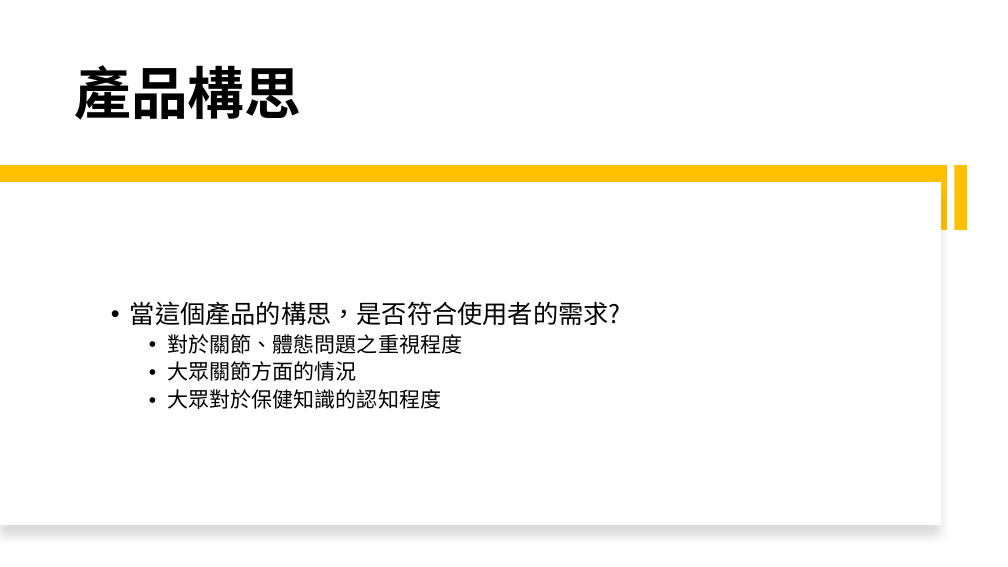
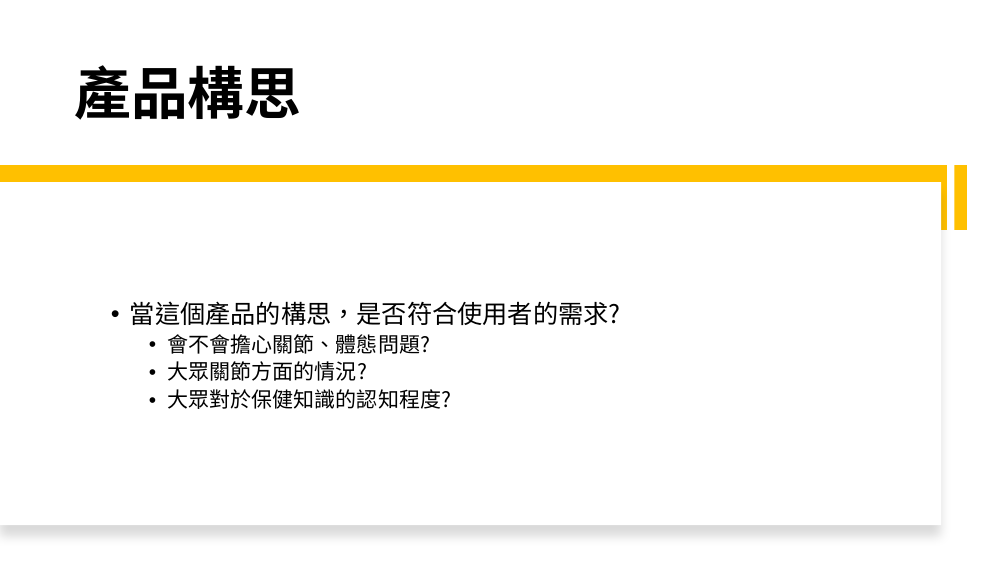
Before and after one commit to michaelchen1225/-, a slide deck: slide 5 of 整合/報告/產品報告.pptx. Drawn at 1008x567 pixels with LibreOffice and Linux fonts; fonts in the diff are those of the drawing. Boxes give left, top, right and bottom in pixels: in the first picture for what was removed or moved away, otherwise in the second. Text is boxed around its words. In the diff, an @@ line names an element or a change of style, - is before the commit and + after.

```diff
--- a/整合/報告/產品報告.pptx
+++ b/整合/報告/產品報告.pptx
@@ text at (x1=168, y1=334, x2=452, y2=409): text changed @@
-    • 對於關節、體態問題之重視程度
-    • 大眾關節方面的情況
-    • 大眾對於保健知識的認知程度
+    • 會不會擔心關節、體態問題?
+    • 大眾關節方面的情況?
+    • 大眾對於保健知識的認知程度?
```
Also in this commit, not shown: 4 other slides changed, 5 slides added, 4 slides removed, 3 other files.
